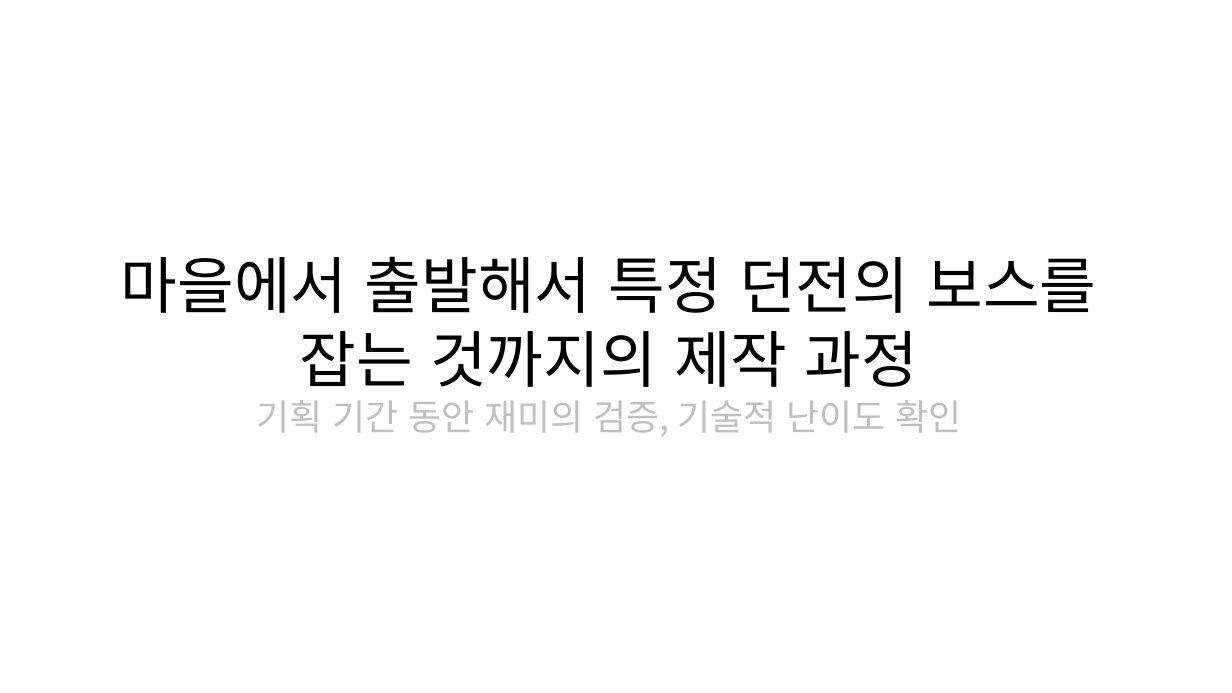
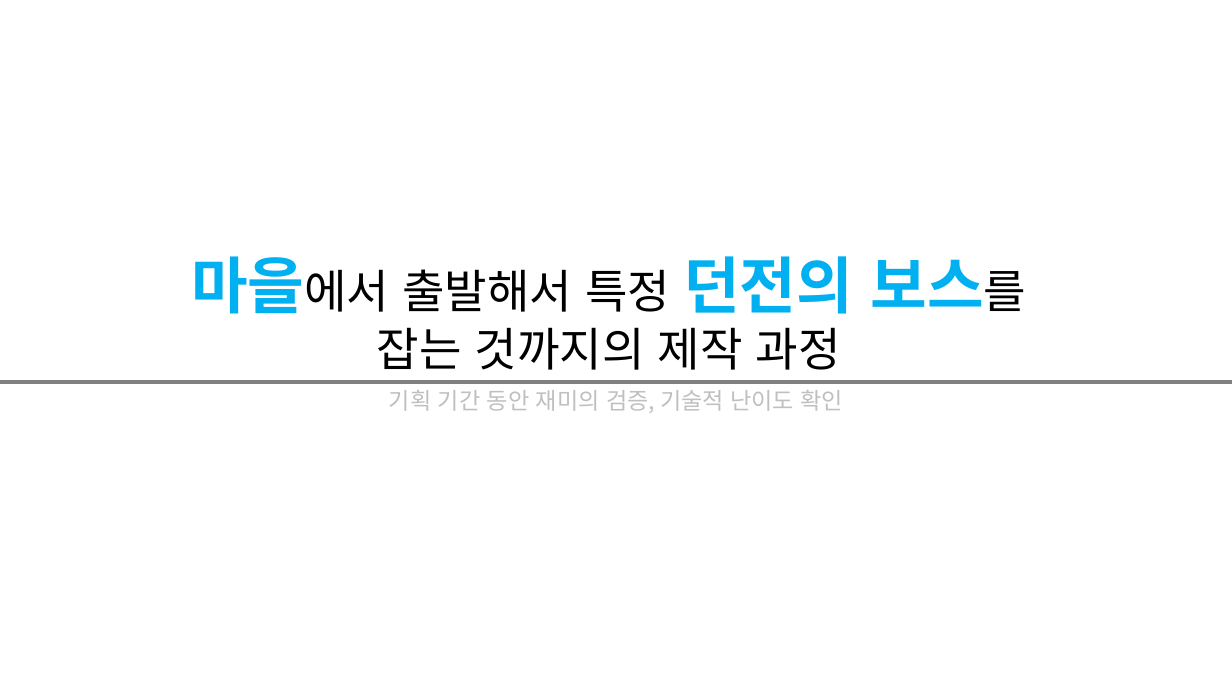
Before and after one commit to korleinster/gamebusdriver, a slide deck: slide 19 of documents/노루막이_김형준_신창섭_홍승필_허지훈.pptx (slide 18 before the commit). Drawn at 1232x693 pixels with LibreOffice and Linux fonts; fonts in the diff are those of the drawing; background and template pictures are left out. Boxes give left, top, right and bottom in pixels: in the first picture for what was removed or moved away, otherwise in the second. Text is boxed around its words. In the diff, an @@ line names an element or a change of style, - is before the commit and + after.

```diff
--- a/documents/노루막이_김형준_신창섭_홍승필_허지훈.pptx
+++ b/documents/노루막이_김형준_신창섭_홍승필_허지훈.pptx
@@ text "마을에서 출발해서 특정 던전의 보스를": place and size @@
-text "마을에서 출발해서 특정 던전의 보스를" at [121,256,1096,436]
+text "마을에서 출발해서 특정 던전의 보스를" at [191,256,1027,370]
@@ text "마을에서 출발해서 특정 던전의 보스를" at [191,256,1027,370]: size 48 to 36 pt in "마을에서 출발해서 특정 보스를", "잡는 것까지의 제작 과정"; text colour #000000 to #00B0F0, bold on in "마을에서 던전의 보스를" @@
@@ line added from (0, 383) to (1232, 383), #808080 3 pt @@
@@ text at [256,400,962,436]: paragraph removed @@
-기획 기간 동안 재미의 검증, 기술적 난이도 확인
@@ text added at [389,390,844,413], 18 pt, text #BFBFBF @@
+기획 기간 동안 재미의 검증, 기술적 난이도 확인
```
Also in this commit, not shown: 4 other slides changed, 1 slide added.
